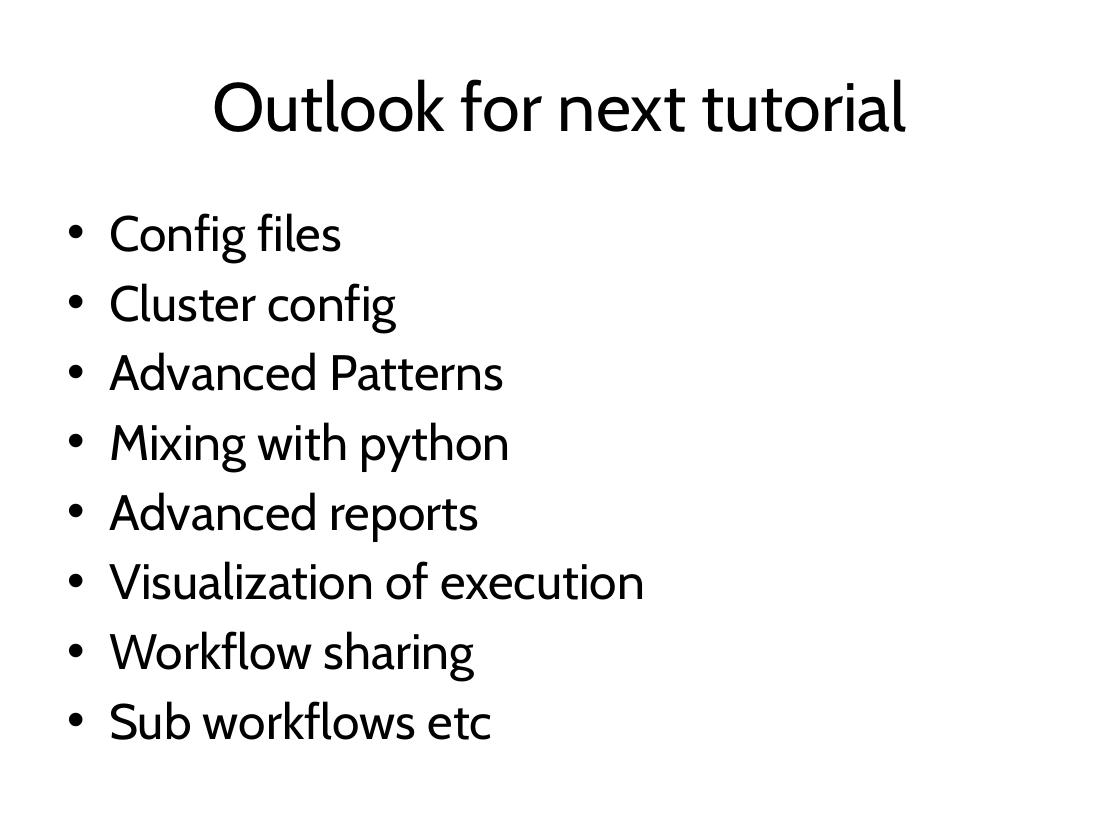
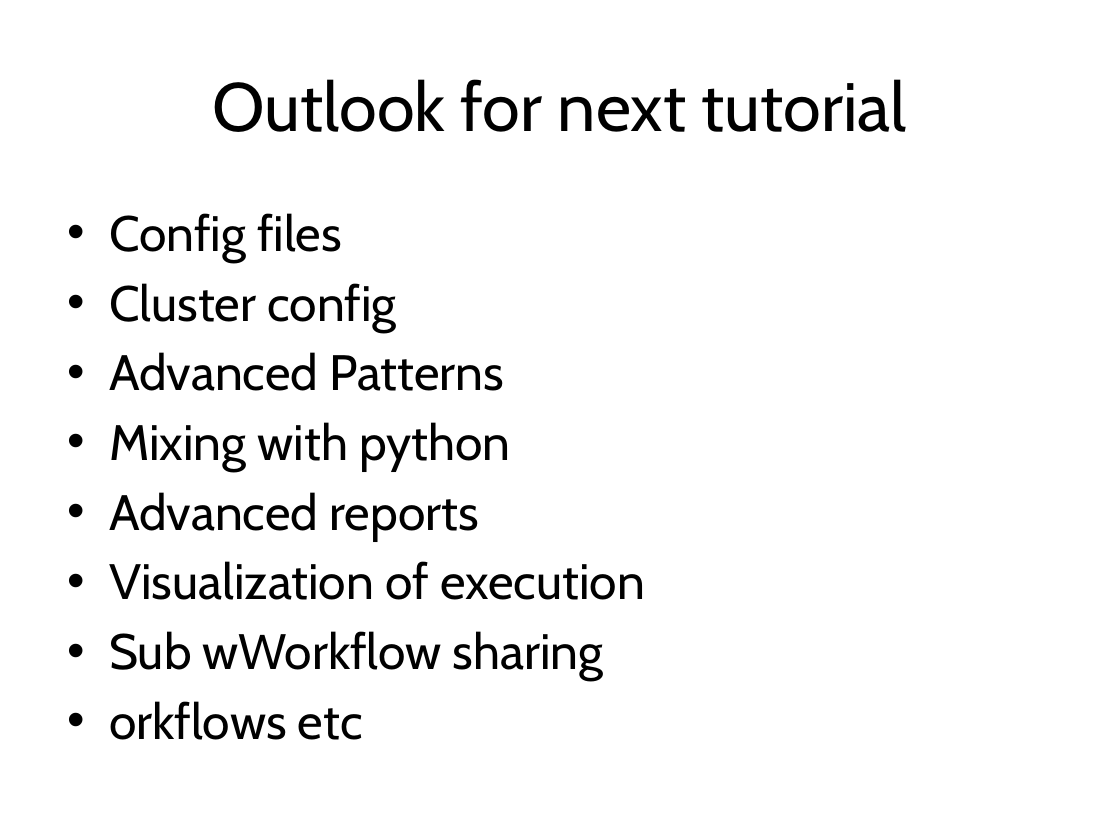
Before and after one commit to tobyhodges/siakemake-tutorial, a slide deck: slide 44 of Snakemake-introduction.pptx. Drawn at 1120x840 pixels with LibreOffice and Linux fonts; fonts in the diff are those of the drawing; background and template pictures are left out. Boxes give left, top, right and bottom in pixels: in the first picture for what was removed or moved away, otherwise in the second. Text is boxed around its words. In the diff, an @@ line names an element or a change of style, - is before the commit and + after.

```diff
--- a/Snakemake-introduction.pptx
+++ b/Snakemake-introduction.pptx
@@ text at bbox=[109, 631, 604, 740]: text changed @@
-• Workflow sharing
-• Sub workflows etc
+• Sub wWorkflow sharing
+• orkflows etc
```
Also in this commit, not shown: 28 other slides changed.
